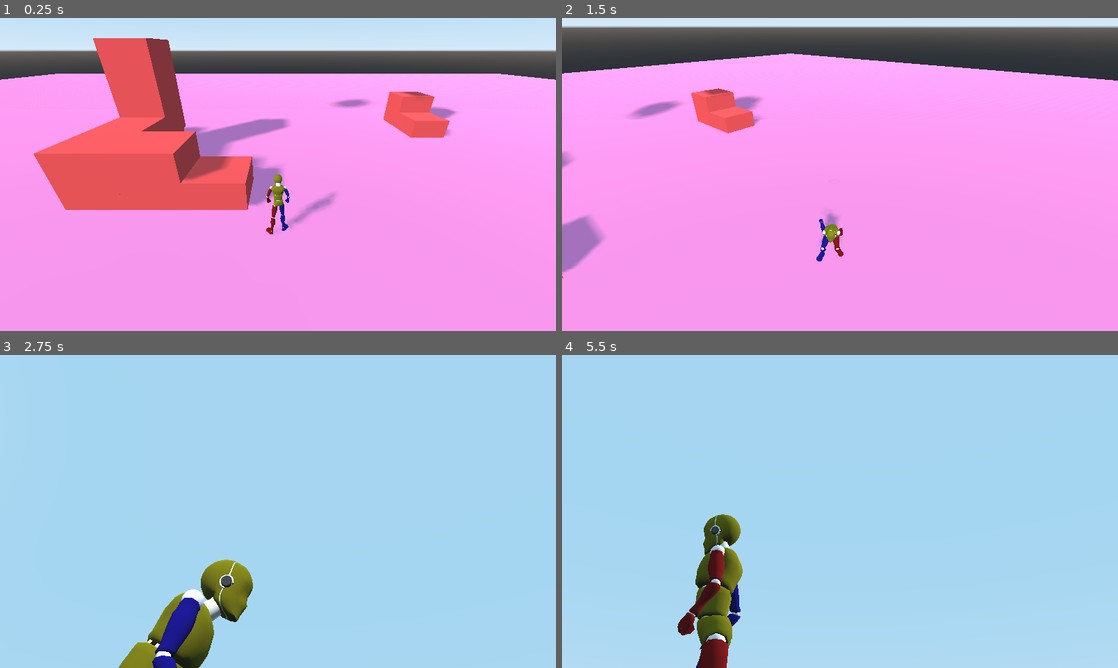
Above: before the commit, frames 1-4 (two rows, left to right).
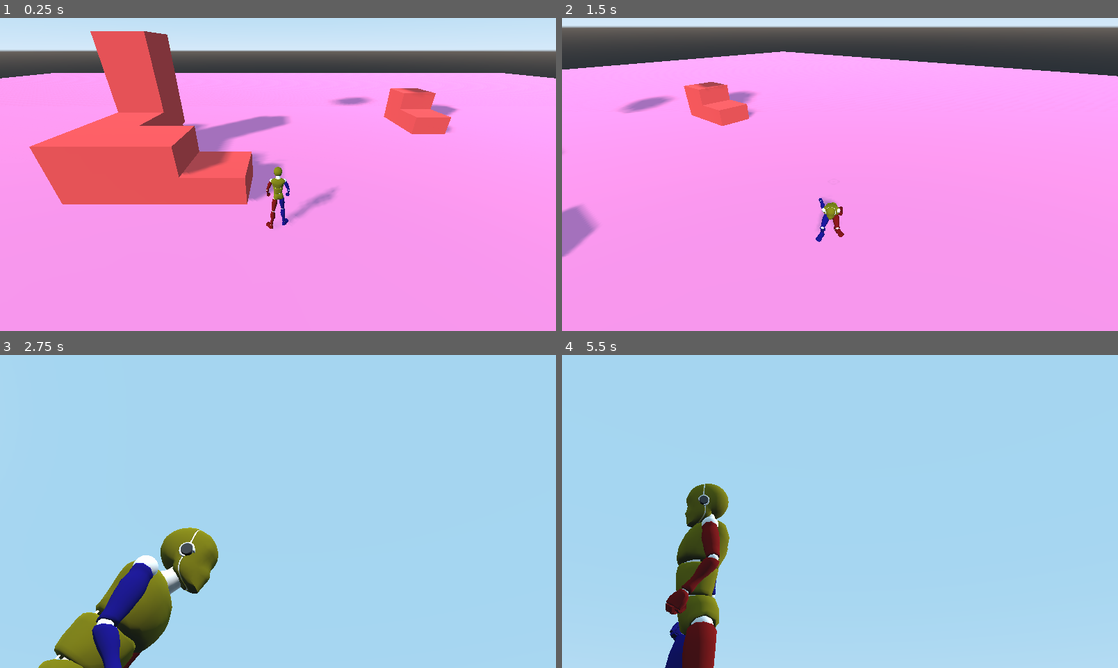
Above: after the commit, the same moments.

Repository: gdquest-demos/godot-3d-mannequin
Game: Godot game, scene res://Game.tscn
Same seed, same stepped clock (60 frames per second), same inputs: the game is played once before the commit and once after it.
Inputs (mouse positions are in pixels of both pictures, inside the frame that each line leads up to):
- Up to frame 1 (0.25 s): no input
- Up to frame 2 (1.5 s): move the mouse to (867, 174) at 0.52 s; hold D (move_right) 0.53-1.28 s; hold E (action) 0.53-1.28 s; tap Space (jump) at 0.77 s; move the mouse to (812, 174) at 1.27 s; hold S (move_back) from 1.28 s (still down); tap Q (aim_toggle) at 1.35 s
- Up to frame 3 (2.75 s): tap Space (jump) at 1.52 s; move the mouse to (289, 505) at 2.02 s; release S (move_back) at 2.03 s; hold D (move_right) from 2.03 s (still down); hold Down (look_down) from 2.03 s (still down)
- Up to frame 4 (5.5 s): move the mouse to (834, 517) at 2.77 s; release Down (look_down) at 2.78 s; tap Left (look_left) at 2.85 s; tap Space (jump) at 3.02, 3.77, 4.52 s; move the mouse to (878, 514) at 3.52 s; release D (move_right) at 3.53 s; hold Right (look_right) 3.53-4.28 s; hold A (move_left) 3.53-5.03 s; move the mouse to (795, 508) at 4.27 s; tap Up (look_up) at 4.35 s; move the mouse to (845, 511) at 5.02 s; hold S (move_back) from 5.03 s (still down); hold W (move_front) from 5.03 s (still down)

The runs differ from the first frame. In frame 1, 4.6% of the frame differs, in the area x 0-100%, y 4-70%; in frame 2, 3.6%; in frame 3, 9.7%, in the area x 6-46%, y 55-100%; in frame 4, 5.7%.
Error in both runs: Trying to assign value of type 'StateMachine.gd' to a variable of type 'State.gd'. (res://src/Camera/CameraStates/Camera.gd:18)

Commit message:
Refactor camera so it can be included in the Player scene
I changed the README accordingly

Diff:
--- a/Game.tscn
+++ b/Game.tscn
@@ -1,6 +1,5 @@
-[gd_scene load_steps=11 format=2]
+[gd_scene load_steps=10 format=2]
 
-[ext_resource path="res://src/Camera/Camera.tscn" type="PackedScene" id=1]
 [ext_resource path="res://src/Player/Player.tscn" type="PackedScene" id=2]
 
 [sub_resource type="SpatialMaterial" id=1]
@@ -32,7 +31,6 @@
 [node name="TestMap" type="Spatial" parent="."]
 
 [node name="Ground" type="MeshInstance" parent="TestMap"]
-editor/display_folded = true
 mesh = SubResource( 2 )
 material/0 = null
 
@@ -42,10 +40,8 @@
 shape = SubResource( 3 )
 
 [node name="Obstacles" type="Spatial" parent="TestMap"]
-editor/display_folded = true
 
 [node name="MeshInstance" type="MeshInstance" parent="TestMap/Obstacles"]
-editor/display_folded = true
 transform = Transform( 1, 0, 0, 0, 1, 0, 0, 0, 1, -7, 0, -8 )
 mesh = SubResource( 4 )
 material/0 = SubResource( 5 )
@@ -56,7 +52,6 @@
 shape = SubResource( 6 )
 
 [node name="MeshInstance4" type="MeshInstance" parent="TestMap/Obstacles"]
-editor/display_folded = true
 transform = Transform( 1, 0, 0, 0, 1, 0, 0, 0, 1, 9, 0, -9 )
 mesh = SubResource( 4 )
 material/0 = SubResource( 5 )
@@ -67,7 +62,6 @@
 shape = SubResource( 6 )
 
 [node name="MeshInstance5" type="MeshInstance" parent="TestMap/Obstacles"]
-editor/display_folded = true
 transform = Transform( 1, 0, 0, 0, 1, 0, 0, 0, 1, -2, 0, -2 )
 mesh = SubResource( 4 )
 material/0 = SubResource( 5 )
@@ -78,7 +72,6 @@
 shape = SubResource( 6 )
 
 [node name="MeshInstance6" type="MeshInstance" parent="TestMap/Obstacles"]
-editor/display_folded = true
 transform = Transform( 1, 0, 0, 0, 1, 0, 0, 0, 1, -6, 1, -2 )
 mesh = SubResource( 4 )
 material/0 = SubResource( 5 )
@@ -89,7 +82,6 @@
 shape = SubResource( 6 )
 
 [node name="MeshInstance7" type="MeshInstance" parent="TestMap/Obstacles"]
-editor/display_folded = true
 transform = Transform( 1, 0, 0, 0, 1, 0, 0, 0, 1, -6, 1, -4 )
 mesh = SubResource( 4 )
 material/0 = SubResource( 5 )
@@ -100,7 +92,6 @@
 shape = SubResource( 6 )
 
 [node name="MeshInstance8" type="MeshInstance" parent="TestMap/Obstacles"]
-editor/display_folded = true
 transform = Transform( 1, 0, 0, 0, 1, 0, 0, 0, 1, -6, 2, -6 )
 mesh = SubResource( 4 )
 material/0 = SubResource( 5 )
@@ -111,7 +102,6 @@
 shape = SubResource( 6 )
 
 [node name="MeshInstance9" type="MeshInstance" parent="TestMap/Obstacles"]
-editor/display_folded = true
 transform = Transform( 1, 0, 0, 0, 1, 0, 0, 0, 1, -6, 3.99933, -6 )
 mesh = SubResource( 4 )
 material/0 = SubResource( 5 )
@@ -122,7 +112,6 @@
 shape = SubResource( 6 )
 
 [node name="MeshInstance10" type="MeshInstance" parent="TestMap/Obstacles"]
-editor/display_folded = true
 transform = Transform( 1, 0, 0, 0, 1, 0, 0, 0, 1, -6, 11.8311, -6 )
 mesh = SubResource( 4 )
 material/0 = SubResource( 5 )
@@ -133,7 +122,6 @@
 shape = SubResource( 6 )
 
 [node name="MeshInstance11" type="MeshInstance" parent="TestMap/Obstacles"]
-editor/display_folded = true
 transform = Transform( 1, 0, 0, 0, 1, 0, 0, 0, 1, 3.9415, 8.03339, -6 )
 mesh = SubResource( 4 )
 material/0 = SubResource( 5 )
@@ -144,7 +132,6 @@
 shape = SubResource( 6 )
 
 [node name="MeshInstance2" type="MeshInstance" parent="TestMap/Obstacles"]
-editor/display_folded = true
 transform = Transform( 1, 0, 0, 0, 1, 0, 0, 0, 1, -4, 1, -2 )
 mesh = SubResource( 4 )
 material/0 = SubResource( 5 )
@@ -155,7 +142,6 @@
 shape = SubResource( 7 )
 
 [node name="MeshInstance3" type="MeshInstance" parent="TestMap/Obstacles"]
-editor/display_folded = true
 transform = Transform( 1, 0, 0, 0, 1, 0, 0, 0, 1, 9, 1, -11 )
 mesh = SubResource( 4 )
 material/0 = SubResource( 5 )
@@ -169,7 +155,4 @@
 transform = Transform( 0.766044, 0.166366, -0.620885, 0.271654, 0.791635, 0.547283, 0.582563, -0.587909, 0.561234, 0, 12, 0 )
 shadow_enabled = true
 
-[node name="CameraAnchor" parent="." instance=ExtResource( 1 )]
-transform = Transform( 1, 0, 0, 0, 1, 0, 0, 0, 1, 0, 1.6, 0 )
-
 [node name="Player" parent="." instance=ExtResource( 2 )]
--- a/src/Camera/Camera.gd
+++ b/src/Camera/Camera.gd
@@ -1,3 +1,4 @@
+tool
 extends Spatial
 """
 Simple accessor class to let the nodes in the Camera scene access the player
@@ -10,9 +11,14 @@
 onready var camera_state: State = $StateMachine/Camera
 onready var aim_ray: RayCast = get_node("AimRay")
 
-var player: Player
+var player: KinematicBody
 
 
 func _ready() -> void:
-	player = get_tree().root.find_node("Player", true, false)
-	assert(player)
+	set_as_toplevel(true)
+	yield(owner, "ready")
+	player = owner
+
+
+func _get_configuration_warning() -> String:
+	return "Missing player node" if not player else ""
--- a/src/Camera/Camera.tscn
+++ b/src/Camera/Camera.tscn
@@ -7,7 +7,7 @@
 [ext_resource path="res://src/Camera/CameraStates/CameraDefault.gd" type="Script" id=5]
 [ext_resource path="res://src/Camera/CameraStates/Aim.gd" type="Script" id=6]
 
-[node name="CameraAnchor" type="Spatial"]
+[node name="Camera" type="Spatial"]
 script = ExtResource( 1 )
 
 [node name="SpringArm" type="SpringArm" parent="."]
@@ -29,7 +29,7 @@
 
 [node name="StateMachine" type="Node" parent="."]
 script = ExtResource( 3 )
-initial_state = NodePath("../../CameraAnchor/StateMachine/Camera/Default")
+initial_state = NodePath("Camera/Default")
 
 [node name="Camera" type="Node" parent="StateMachine"]
 script = ExtResource( 4 )
--- a/src/Player/Player.gd
+++ b/src/Player/Player.gd
@@ -1,3 +1,4 @@
+tool
 extends KinematicBody
 class_name Player
 """
@@ -6,9 +7,8 @@
 """
 
 
-var camera: Spatial
+onready var camera: Spatial = $Camera
 
 
-func _ready() -> void:
-	camera = get_tree().root.find_node("CameraAnchor", true, false)
-	assert(camera)
+func _get_configuration_warning() -> String:
+	return "Missing camera node" if not camera else ""
--- a/src/Player/Player.tscn
+++ b/src/Player/Player.tscn
@@ -7,6 +7,7 @@
 [ext_resource path="res://src/Player/MoveStates/Idle.gd" type="Script" id=5]
 [ext_resource path="res://src/Player/MoveStates/Air.gd" type="Script" id=6]
 [ext_resource path="res://src/Player/MoveStates/Run.gd" type="Script" id=7]
+[ext_resource path="res://src/Camera/Camera.tscn" type="PackedScene" id=8]
 
 [sub_resource type="CapsuleShape" id=1]
 radius = 0.25
@@ -16,10 +17,10 @@
 script = ExtResource( 1 )
 
 [node name="PlayerMesh" parent="." instance=ExtResource( 2 )]
-transform = Transform( -1, 0, -1.50996e-007, 0, 1, 0, 1.50996e-007, 0, -1, 0, 0, 0 )
+transform = Transform( -1, 0, -1.50996e-07, 0, 1, 0, 1.50996e-07, 0, -1, 0, 0, 0 )
 
 [node name="CollisionShape" type="CollisionShape" parent="."]
-transform = Transform( 1, 0, 0, 0, -4.37114e-008, -1, 0, 1, -4.37114e-008, 0, 1, 0 )
+transform = Transform( 1, 0, 0, 0, -4.37114e-08, -1, 0, 1, -4.37114e-08, 0, 1, 0 )
 shape = SubResource( 1 )
 
 [node name="StateMachine" type="Node" parent="."]
@@ -41,4 +42,7 @@
 
 [node name="Run" type="Node" parent="StateMachine/Move"]
 script = ExtResource( 7 )
+
+[node name="Camera" parent="." instance=ExtResource( 8 )]
+transform = Transform( 1, 0, 0, 0, 1, 0, 0, 0, 1, 0, 1.38644, 0 )
 [connection signal="transitioned" from="StateMachine" to="PlayerMesh" method="_on_StateMachine_transitioned"]
Not shown: 1 places in src/Player/Player.tscn that only renumber resources
Not shown, changed: README.md
